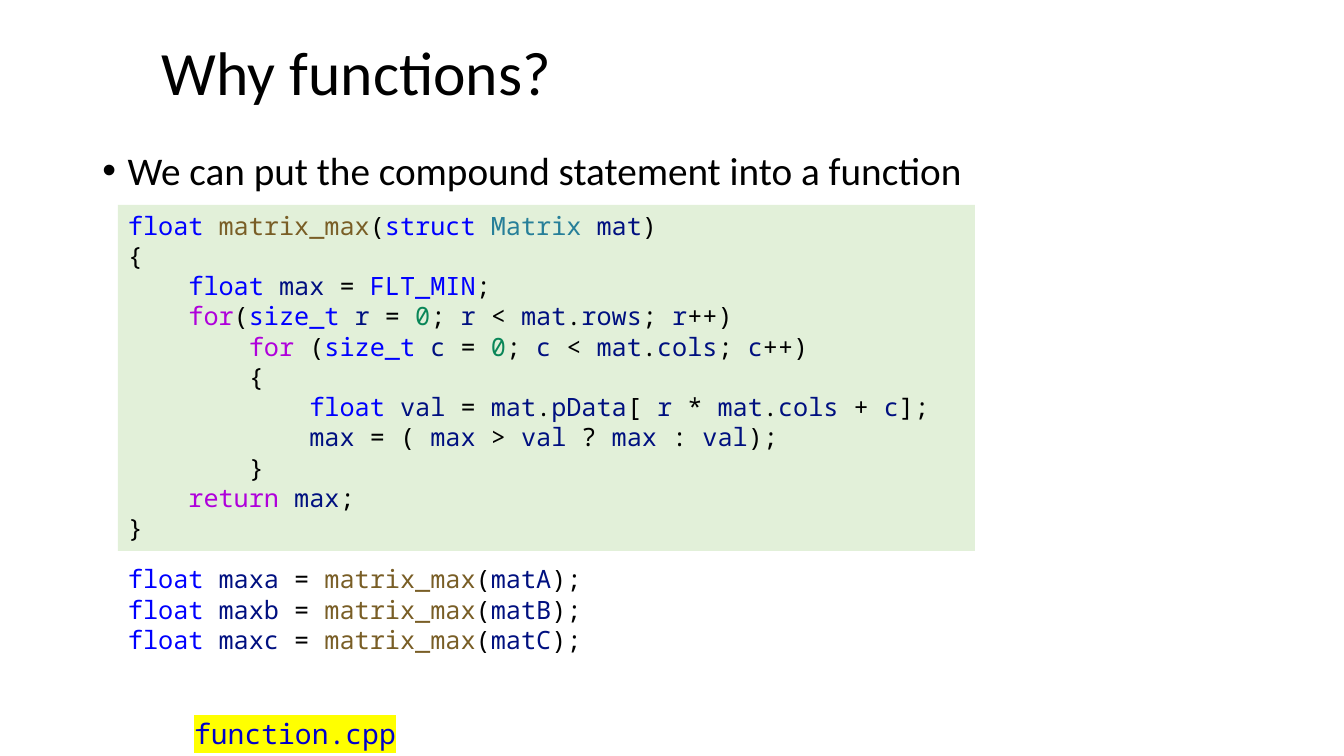
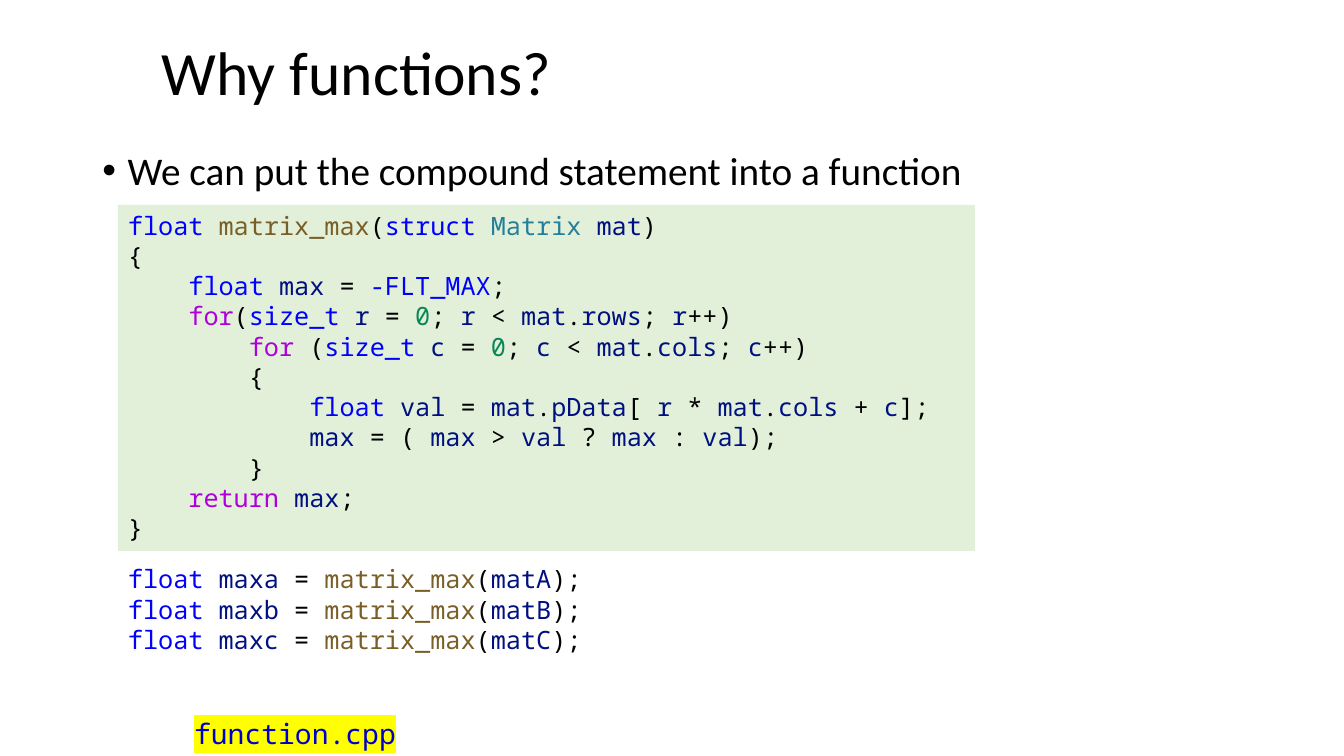
Before and after one commit to ShiqiYu/CPP, a slide deck: slide 4 of week06/Lecture06.pptx. Drawn at 1344x756 pixels with LibreOffice and Linux fonts; fonts in the diff are those of the drawing; background and template pictures are left out. Boxes give left, top, right and bottom in pixels: in the first picture for what was removed or moved away, otherwise in the second. Text is boxed around its words. In the diff, an @@ line names an element or a change of style, - is before the commit and + after.

```diff
--- a/week06/Lecture06.pptx
+++ b/week06/Lecture06.pptx
@@ text in rectangle at (188, 275, 506, 299): text changed @@
-float max = FLT_MIN;
+float max = -FLT_MAX;
```
Also in this commit, not shown: 5 other slides changed, 4 other files.
